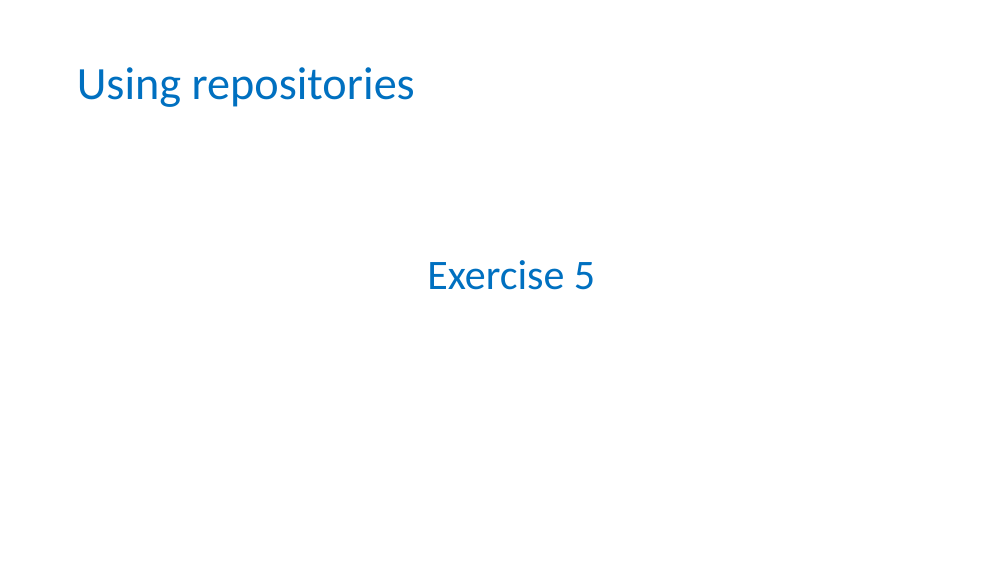
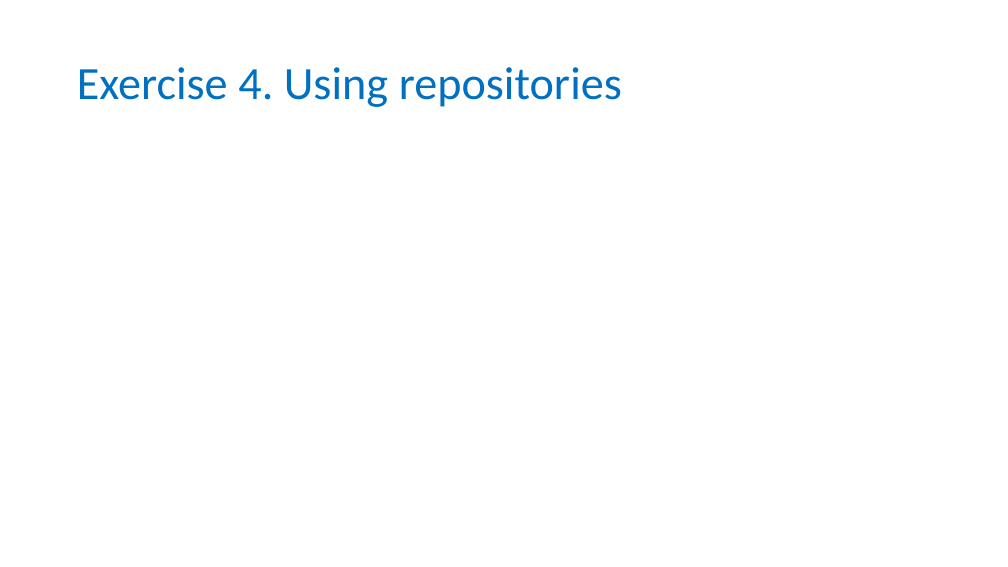
Before and after one commit to tobyhodges/probable-enigma, a slide deck: slide 18 of instructors/04-Public_repositories.pptx. Drawn at 1008x567 pixels with LibreOffice and Linux fonts; fonts in the diff are those of the drawing; background and template pictures are left out. Boxes give left, top, right and bottom in pixels: in the first picture for what was removed or moved away, otherwise in the second. Text is boxed around its words. In the diff, an @@ line names an element or a change of style, - is before the commit and + after.

Commit message:
updated FAIR exercise

```diff
--- a/instructors/04-Public_repositories.pptx
+++ b/instructors/04-Public_repositories.pptx
@@ title at [77, 67, 622, 107]: text changed @@
-Using repositories
+Exercise 4. Using repositories
@@ text removed at [427, 260, 595, 290] @@
-Exercise 5
```
Also in this commit, not shown: 5 other slides changed.
